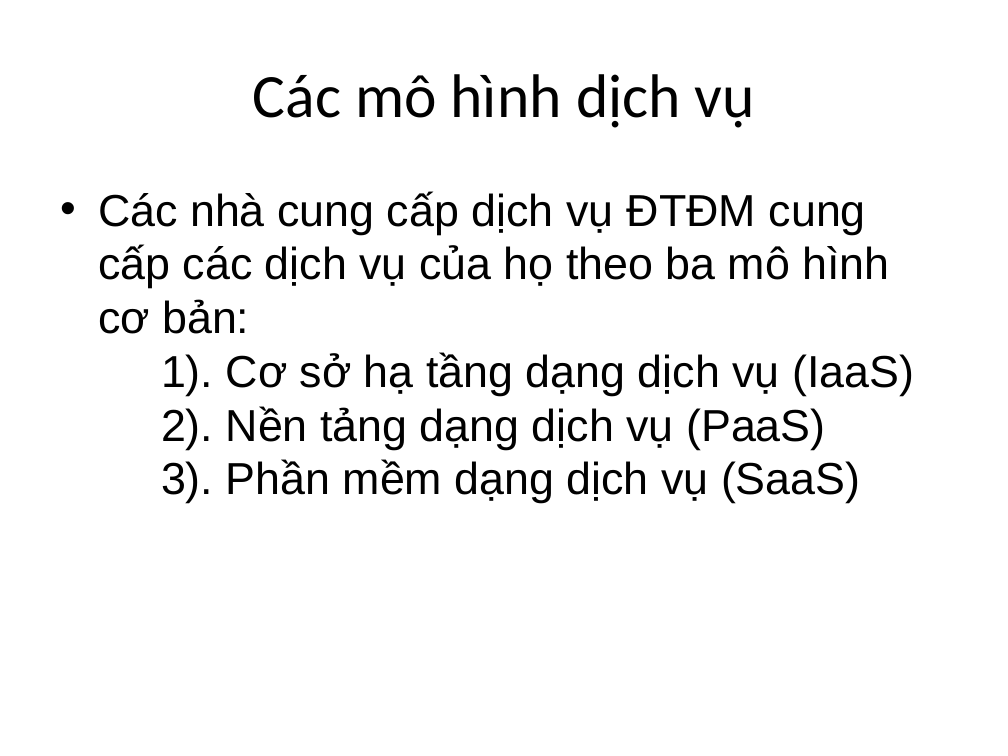
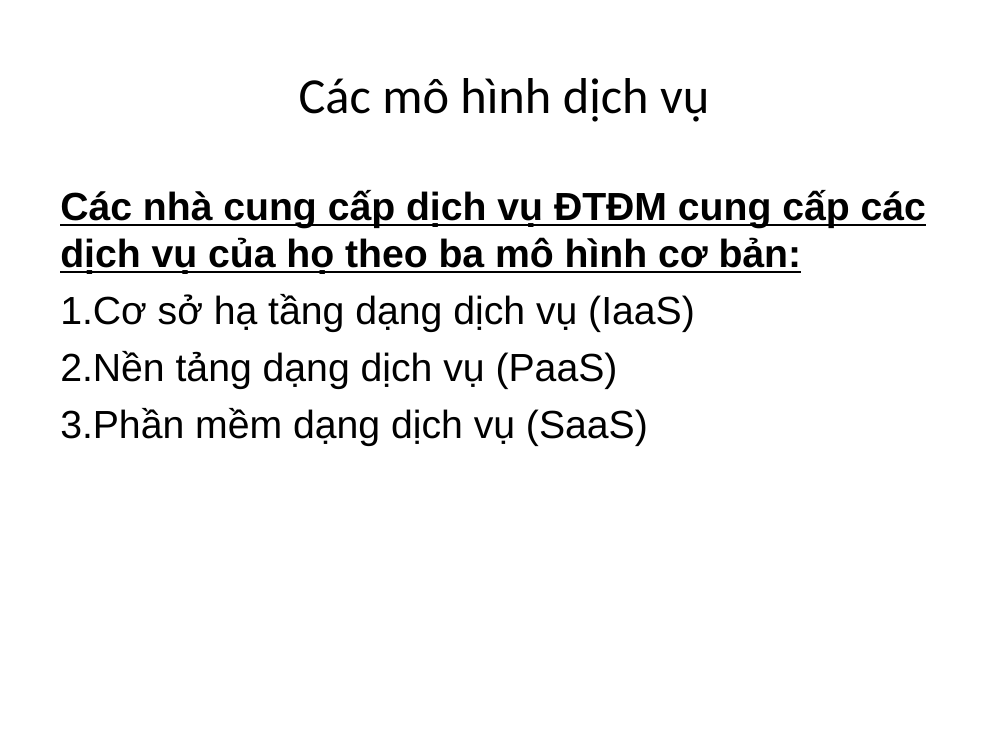
Before and after one commit to ndlongit/longnd-data, a slide deck: slide 5 of Temp/Bai tap ky nang - NDL.ppt. Drawn at 1008x756 pixels with LibreOffice and Linux fonts; fonts in the diff are those of the drawing. Boxes give left, top, right and bottom in pixels: in the first picture for what was removed or moved away, otherwise in the second. Text is boxed around its words. In the diff, an @@ line names an element or a change of style, - is before the commit and + after.

Commit message:
Format font

```diff
--- a/Temp/Bai tap ky nang - NDL.ppt
+++ b/Temp/Bai tap ky nang - NDL.ppt
@@ title "Các mô hình dịch vụ" at (299,78,709,122): size 44 to 36 pt @@
@@ text at (60,190,926,446): text changed; size 32 to 28 pt @@
-• Các nhà cung cấp dịch vụ ĐTĐM cung cấp các dịch vụ của họ theo ba mô hình cơ bản:
-  1). Cơ sở hạ tầng dạng dịch vụ (IaaS)
-  2). Nền tảng dạng dịch vụ (PaaS)
-  3). Phần mềm dạng dịch vụ (SaaS)
+Các nhà cung cấp dịch vụ ĐTĐM cung cấp các dịch vụ của họ theo ba mô hình cơ bản:
+1. Cơ sở hạ tầng dạng dịch vụ (IaaS)
+2. Nền tảng dạng dịch vụ (PaaS)
+3. Phần mềm dạng dịch vụ (SaaS)
```
Also in this commit, not shown: 8 other slides changed.
